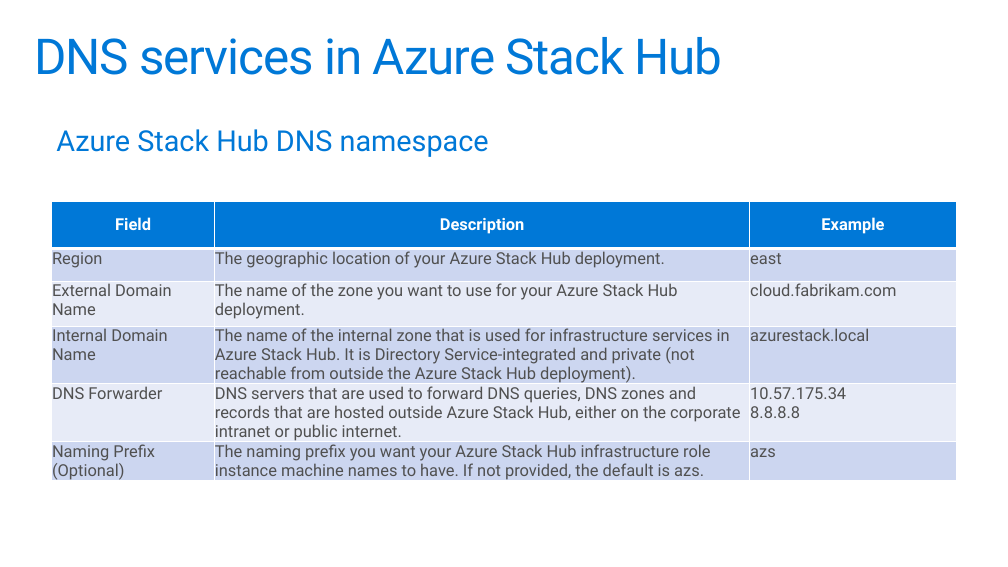
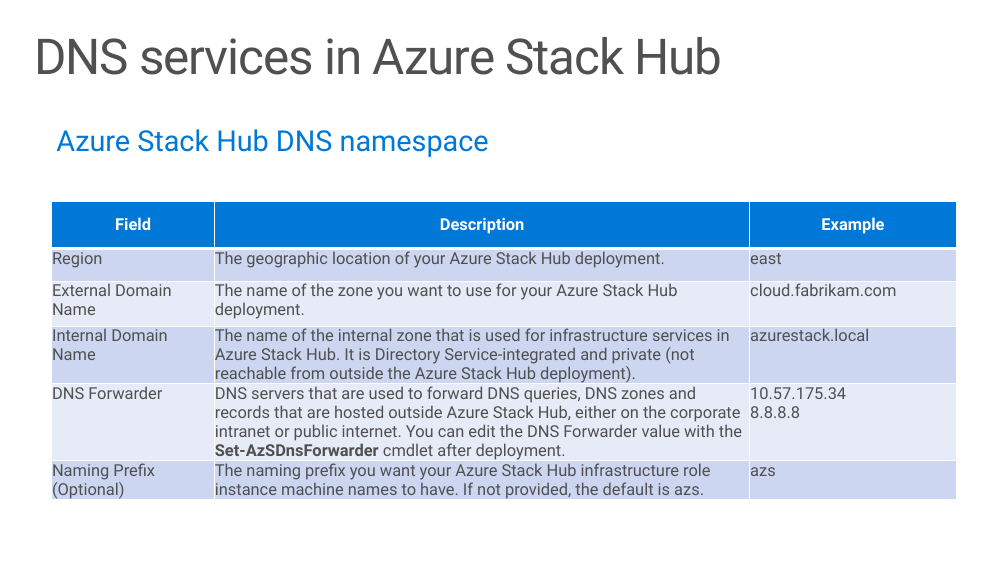
Before and after one commit to Azure-Samples/Azure-Stack-Hub-Foundation-Core, a slide deck: slide 16 of ASF-Training/ASF-slides/M02d Azure Stack Hub Integration.pptx (slide 14 before the commit). Drawn at 1008x567 pixels with LibreOffice and Linux fonts; fonts in the diff are those of the drawing. Boxes give left, top, right and bottom in pixels: in the first picture for what was removed or moved away, otherwise in the second. Text is boxed around its words. In the diff, an @@ line names an element or a change of style, - is before the commit and + after.

```diff
--- a/ASF-Training/ASF-slides/M02d Azure Stack Hub Integration.pptx
+++ b/ASF-Training/ASF-slides/M02d Azure Stack Hub Integration.pptx
@@ title "DNS services in Azure Stack ..." at (34, 37, 723, 75): text colour #0078D7 to #505050 @@
@@ table at (52, 201, 956, 505) @@
-row 5, column 2: DNS servers that are used to forward DNS queries, DNS zones and records that are hosted outside Azure Stack Hub, either on the corporate intranet or public internet.
+row 5, column 2: DNS servers that are used to forward DNS queries, DNS zones and records that are hosted outside Azure Stack Hub, either on the corporate intranet or public internet. You can edit the DNS Forwarder value with the Set-AzSDnsForwarder cmdlet after deployment.
```
Also in this commit, not shown: 11 other slides changed, 4 slides added, 2 slides removed, 43 other files.
